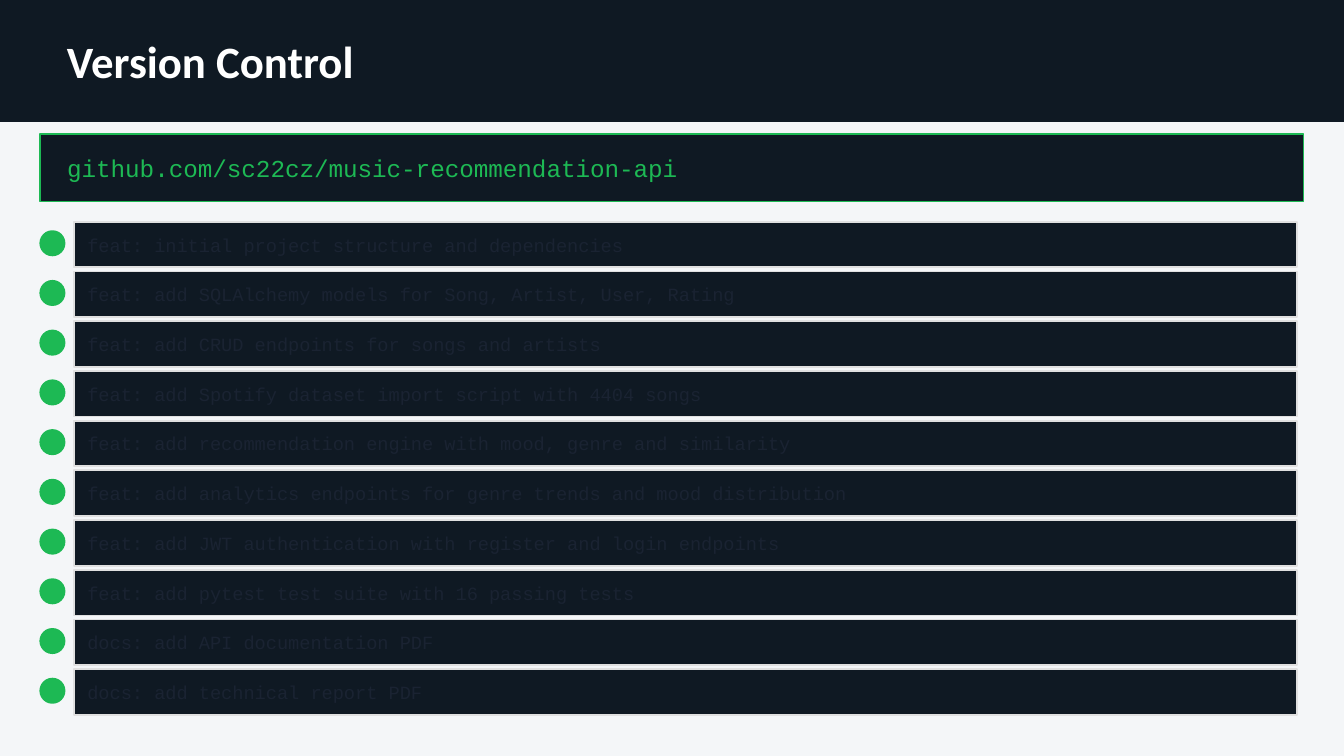
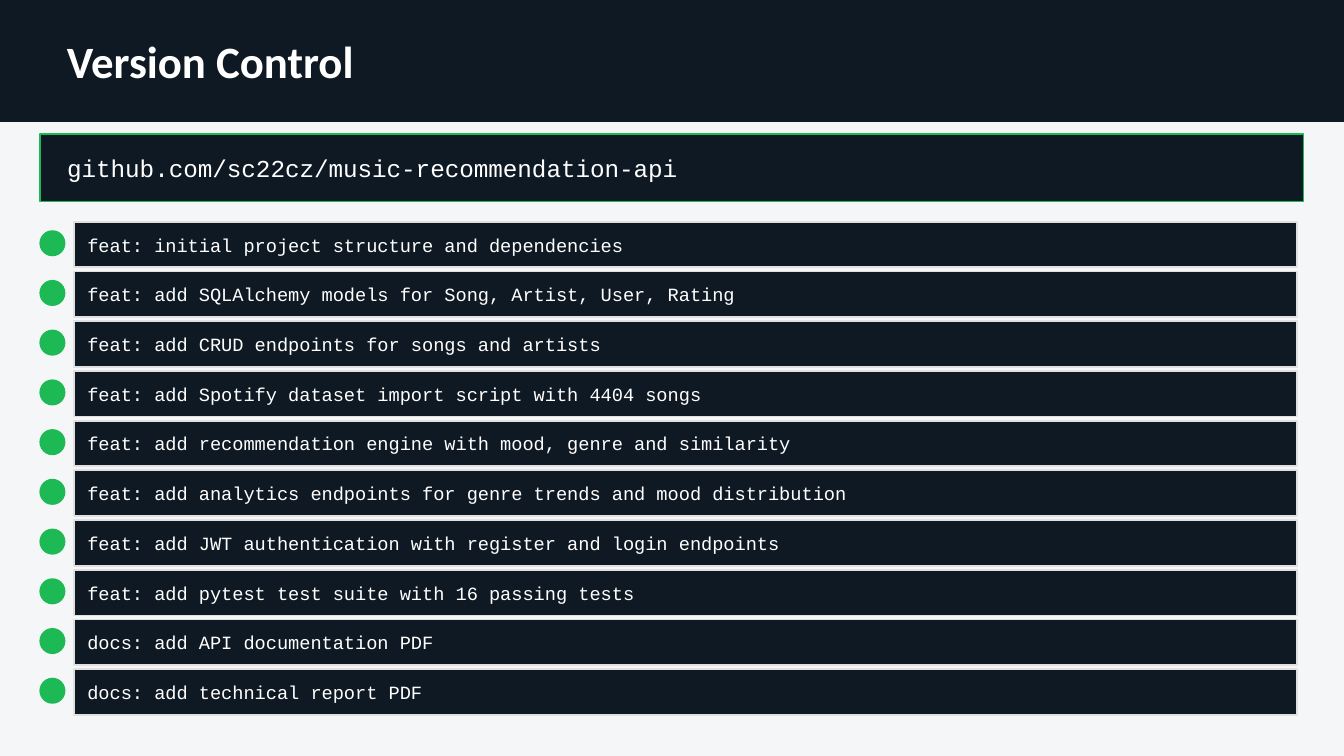
Before and after one commit to sc22cz/music-recommendation-api, a slide deck: slide 8 of music-recommendation-api/docs/Music_Recommendation_API.pptx. Drawn at 1344x756 pixels with LibreOffice and Linux fonts; fonts in the diff are those of the drawing. Boxes give left, top, right and bottom in pixels: in the first picture for what was removed or moved away, otherwise in the second. Text is boxed around its words. In the diff, an @@ line names an element or a change of style, - is before the commit and + after.

Commit message:
docs: add technical report PDF

```diff
--- a/music-recommendation-api/docs/Music_Recommendation_API.pptx
+++ b/music-recommendation-api/docs/Music_Recommendation_API.pptx
@@ text "github.com/sc22cz/music-recommendation-api" at box(67, 159, 677, 182): text colour #1DB954 to #FFFFFF @@
@@ text added at box(87, 238, 623, 256), 10 pt, text #FFFFFF @@
+feat: initial project structure and dependencies
@@ text added at box(87, 288, 735, 305), 10 pt, text #FFFFFF @@
+feat: add SQLAlchemy models for Song, Artist, User, Rating
@@ text added at box(87, 338, 601, 355), 10 pt, text #FFFFFF @@
+feat: add CRUD endpoints for songs and artists
@@ text added at box(87, 388, 701, 405), 10 pt, text #FFFFFF @@
+feat: add Spotify dataset import script with 4404 songs
@@ text added at box(87, 437, 791, 454), 10 pt, text #FFFFFF @@
+feat: add recommendation engine with mood, genre and similarity
@@ text added at box(87, 487, 846, 504), 10 pt, text #FFFFFF @@
+feat: add analytics endpoints for genre trends and mood distribution
@@ text added at box(87, 537, 780, 554), 10 pt, text #FFFFFF @@
+feat: add JWT authentication with register and login endpoints
@@ text added at box(87, 587, 634, 604), 10 pt, text #FFFFFF @@
+feat: add pytest test suite with 16 passing tests
@@ text added at box(87, 636, 434, 650), 10 pt, text #FFFFFF @@
+docs: add API documentation PDF
@@ text added at box(87, 686, 422, 703), 10 pt, text #FFFFFF @@
+docs: add technical report PDF
```
Also in this commit, not shown: 1 other slide changed, 3 other files.
